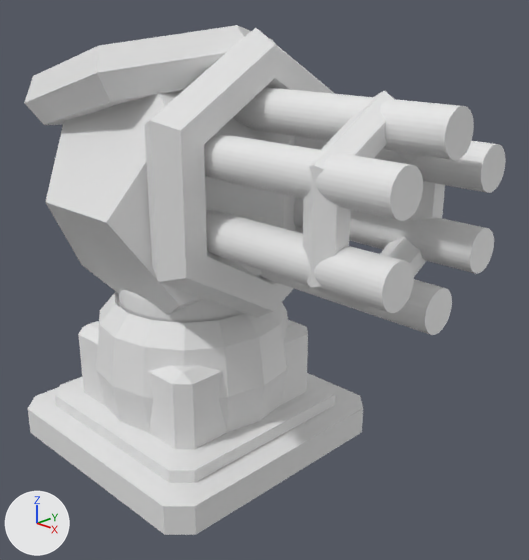
An edit to the Blender file TD/Assets/Turrets/MiniGun Upgraded/Minigun_2.blend, drawn before and after from the same camera.
Both versions are drawn from a 50 mm camera at (4.02, -3.28, 3.02) aimed at (0.65, 0.11, 1.28). Every picture has the same lights, and +X, +Y and +Z are marked at lower left.
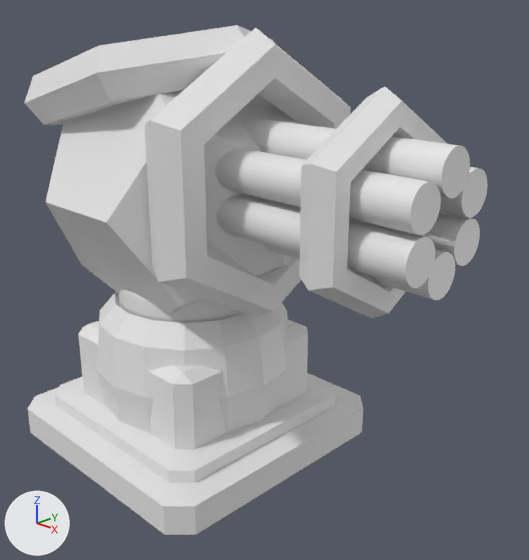
Where the change shows, as pixel boxes [x1, y1, x2, y2] in the pictures (529 x 560 px):
```json
{"object": "Torus.001", "change": "rescaled", "before": [303, 91, 445, 311], "after": [299, 86, 447, 318]}
{"object": "Cylinder.003", "change": "moved", "before": [206, 209, 414, 313], "after": [217, 194, 435, 288]}
{"object": "Cylinder", "change": "moved", "before": [233, 87, 474, 160], "after": [243, 117, 470, 198]}
{"object": "Cylinder.005", "change": "moved", "before": [204, 133, 423, 221], "after": [216, 149, 441, 235]}
{"object": "Cylinder.002", "change": "moved", "before": [294, 197, 494, 274], "after": [289, 204, 480, 266]}
{"object": "Cylinder.004", "change": "moved", "before": [295, 136, 506, 193], "after": [440, 167, 487, 218]}
{"object": "Cylinder.001", "change": "moved", "before": [259, 270, 452, 335], "after": [263, 244, 455, 300]}
```

Edits to the scene script, one JSON object a line:
```json
{"op": "set", "path": "ob_cylinder.location", "old": "(1.136, 0.0, 2.459)", "new": "(1.136, 0.0, 2.264)"}
{"op": "set", "path": "ob_cylinder_001.location", "old": "(1.107, 0.0, 1.496)", "new": "(1.107, 0.0, 1.7)"}
{"op": "set", "path": "ob_cylinder_002.location", "old": "(1.108, 0.412, 1.748)", "new": "(1.108, 0.234, 1.838)"}
{"op": "set", "path": "ob_cylinder_003.location", "old": "(1.118, -0.418, 1.752)", "new": "(1.118, -0.234, 1.835)"}
{"op": "set", "path": "ob_cylinder_004.location", "old": "(1.123, 0.412, 2.222)", "new": "(1.123, 0.234, 2.115)"}
{"op": "set", "path": "ob_cylinder_005.location", "old": "(1.132, -0.418, 2.225)", "new": "(1.123, -0.234, 2.115)"}
{"op": "set", "path": "ob_torus_001.scale", "old": "(0.515, 0.515, 0.515)", "new": "(0.532, 0.532, 0.532)"}
```
